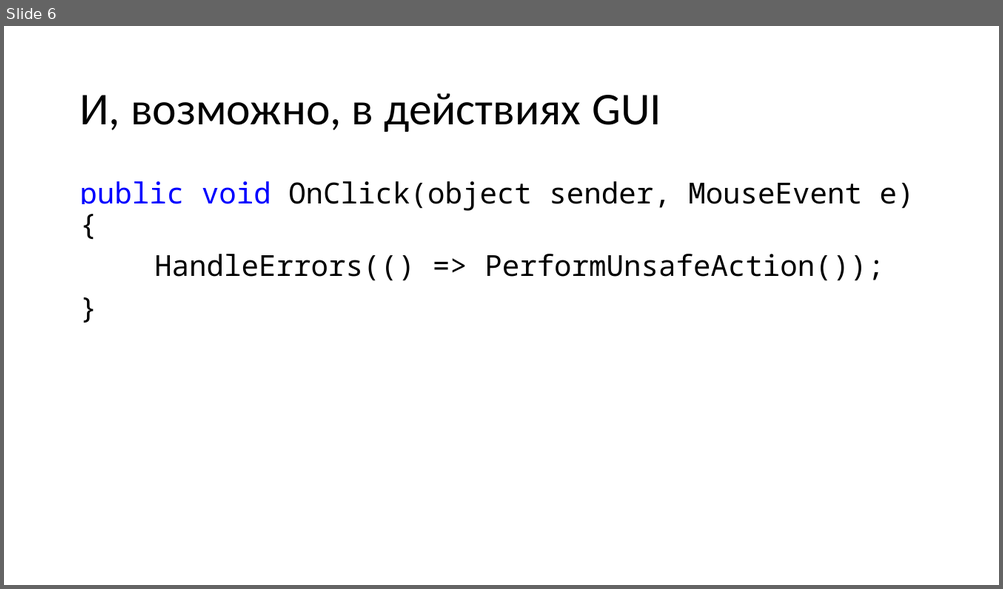
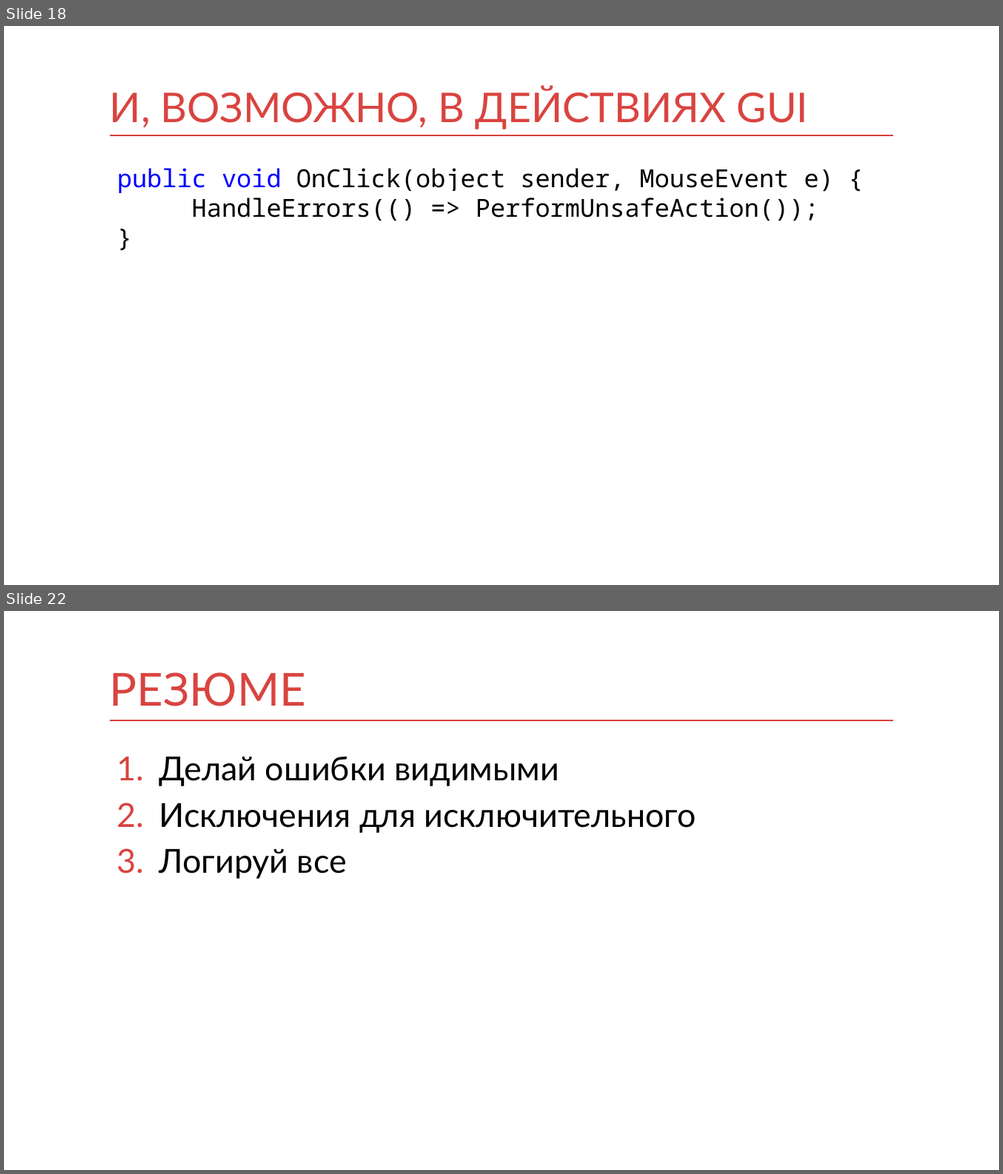
Before and after one commit to kontur-courses/exceptions, a slide deck: exceptions.pptx. Shown one above the other, each under a label of ours: slide 6 before the commit, slides 18 and 22 after it; the slides between them are not shown. The pictures are 1003x589 and 1003x1174 pixels, drawn with LibreOffice and Linux fonts; fonts in the diff are those of the drawing. Boxes give left, top, right and bottom in pixels: in the first picture for what was removed or moved away, otherwise in the second. Text is boxed around its words. In the diff, an @@ line names an element or a change of style, - is before the commit and + after.

```diff
--- a/exceptions.pptx
+++ b/exceptions.pptx
@@ slide 22 added at bbox=[4, 611, 999, 1170], background #FFFFFF; not listed: 1 template element that a slide beside it also shows @@
@@ title added at bbox=[110, 672, 306, 706], 44 pt, text #D94440 @@
+РЕЗЮМЕ
@@ text added at bbox=[159, 756, 696, 879], 32 pt, text #000000 @@
+1. Делай ошибки видимыми
+2. Исключения для исключительного
+3. Логируй все
@@ what was slide 6 is now slide 18 @@
@@ slide 18 changed as well @@
@@ title at bbox=[110, 86, 808, 130]: text changed; size 44 to 39.6 pt; font Calibri to Lato; text colour #000000 to #D94440 @@
-И, возможно, в действиях GUI
+И, ВОЗМОЖНО, В ДЕЙСТВИЯХ GUI
@@ title "И, ВОЗМОЖНО, В ДЕЙСТВИЯХ GUI" at bbox=[110, 86, 808, 130]: vertical alignment middle to bottom @@
@@ line added from (110, 136) to (893, 136), #D83F3B 1 pt @@
@@ text "public void OnClick(object sender, MouseEvent ...": place and size @@
-text "public void OnClick(object sender, MouseEvent ..." at bbox=[79, 181, 914, 281]
+text "public void OnClick(object sender, MouseEvent ..." at bbox=[117, 168, 834, 221]
@@ text "public void OnClick(object sender, MouseEvent ..." at bbox=[117, 168, 834, 221]: size 28 to 24 pt; line spacing 0.9 to 1; less space between paragraphs @@
```
Also in this commit, not shown: 14 other slides changed, 8 other slides added, 1 slide removed, 6 other files.
